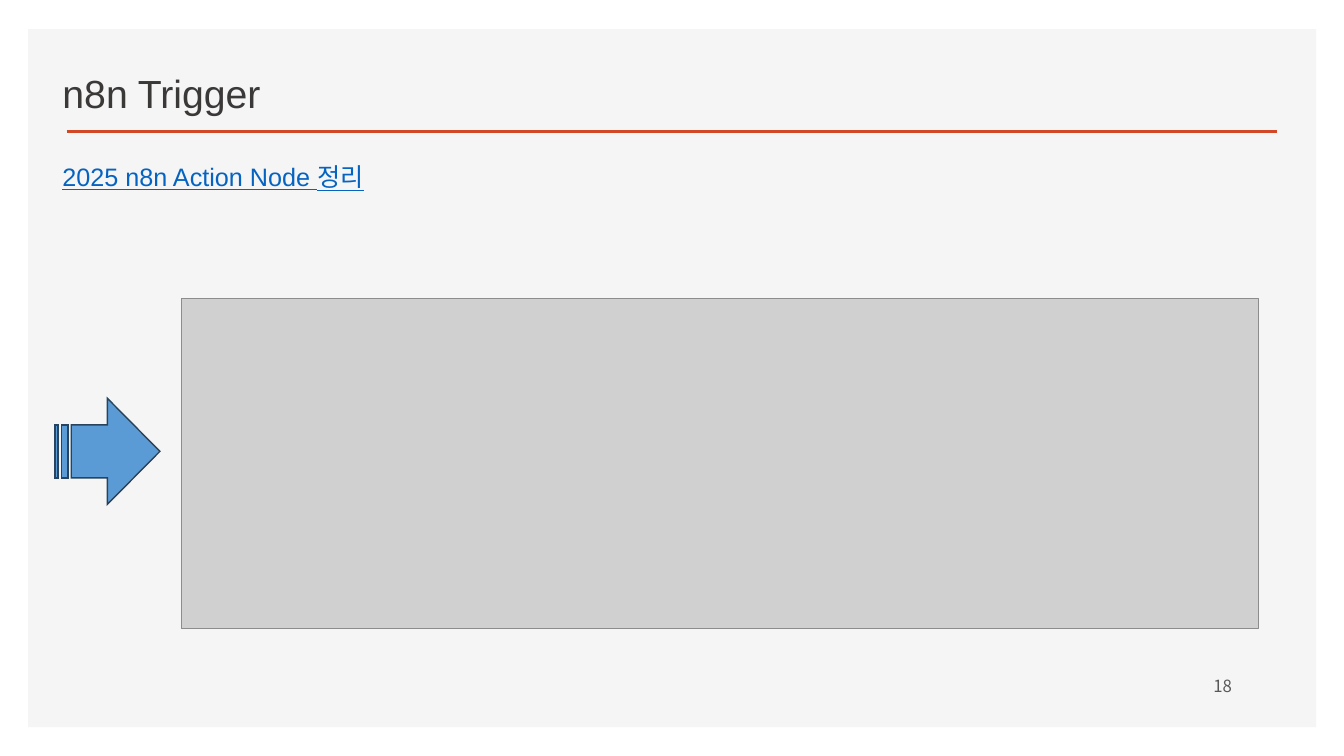
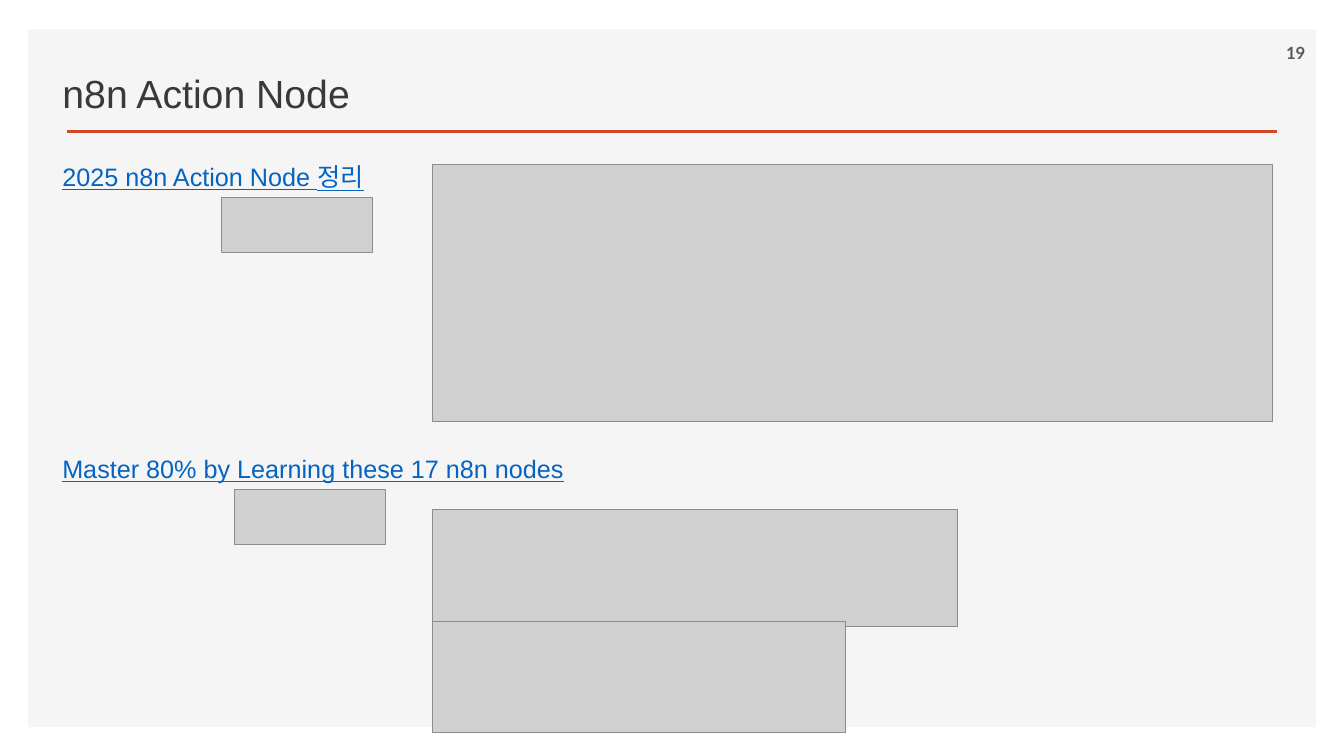
Before and after one commit to ancestor9/2026_Fall_AI-Workflow, a slide deck: slide 19 of PPTs/04_AI Workflow_n8n.pptx (slide 18 before the commit). Drawn at 1344x756 pixels with LibreOffice and Linux fonts; fonts in the diff are those of the drawing; grey boxes stand for pictures; background and template pictures are left out. Boxes give left, top, right and bottom in pixels: in the first picture for what was removed or moved away, otherwise in the second. Text is boxed around its words. In the diff, an @@ line names an element or a change of style, - is before the commit and + after.

```diff
--- a/PPTs/04_AI Workflow_n8n.pptx
+++ b/PPTs/04_AI Workflow_n8n.pptx
@@ page number added at bbox=[1286, 47, 1305, 59], 12 pt, text #595959, bold @@
+19
@@ text at bbox=[62, 79, 350, 109]: text changed @@
-n8n Trigger
+n8n Action Node
@@ picture: place and size @@
-picture at bbox=[181, 298, 1259, 629]
+picture at bbox=[433, 164, 1273, 422]
@@ picture added at bbox=[222, 197, 373, 252] @@
@@ striped right arrow removed at bbox=[54, 398, 159, 504] @@
@@ text added at bbox=[62, 459, 564, 484], 18 pt, text #0563C1, underline @@
+Master 80% by Learning these 17 n8n nodes
@@ picture added at bbox=[235, 489, 386, 544] @@
@@ picture added at bbox=[433, 509, 958, 627] @@
@@ picture added at bbox=[433, 622, 846, 733] @@
@@ page number removed at bbox=[1213, 679, 1232, 692] @@
-18
```
Also in this commit, not shown: 29 other slides changed, 12 slides added, 2 slides removed.
